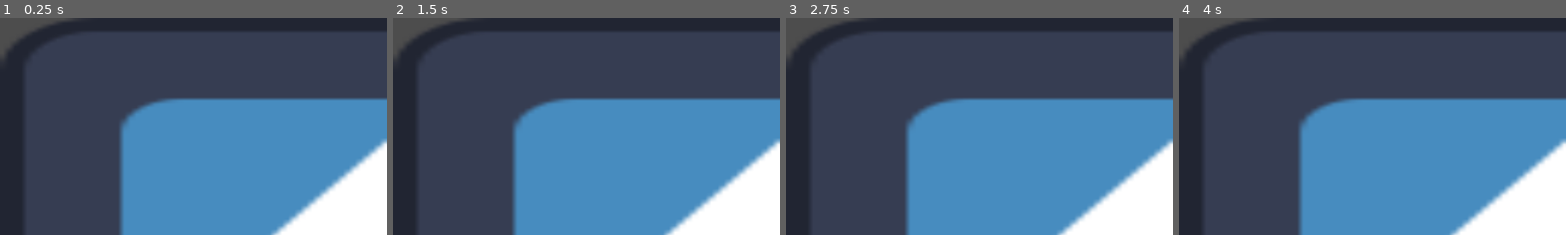
Above: before the commit, frames 1-4 (left to right).
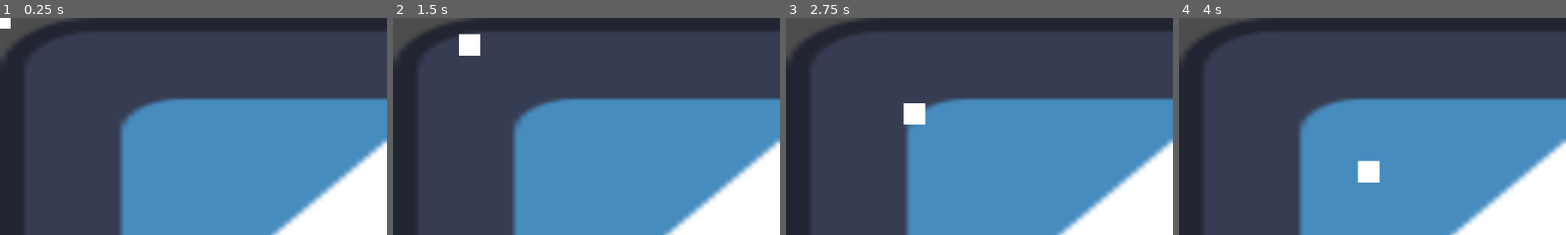
Above: after the commit, the same moments.

Repository: DiegoHommer/Day_In_The_Life_of_a_Slime
Game: Godot game, scene res://node_2d.tscn
Two runs of this game, one before a commit and one after it. Both use one fixed random seed, a clock stepped at 60 frames per second and the inputs below. Before the commit the project has no main scene; this scene is started directly in both runs. The engine's default icon, where the game draws it, is replaced by a stand-in: a white triangle on a blue panel in a dark square.
Inputs (mouse positions are % of the whole screen's width and height, from its top left):
- Up to frame 1 (0.25 s): no input
- Up to frame 2 (1.5 s): tap Enter (ui_accept) at 0.5, 0.6, 0.77, 1.07, 1.35 s; move the mouse to (72, 45) at 0.52 s; hold Right (ui_right) from 0.53 s (still down); move the mouse to (30, 55) at 1.27 s
- Up to frame 3 (2.75 s): tap Enter (ui_accept) at 1.52, 1.82, 2, 2.1 s; move the mouse to (60, 28) at 2.02 s; release Right (ui_right) at 2.03 s; hold Left (ui_left) from 2.03 s (still down)
- Up to frame 4 (4 s): move the mouse to (45, 70) at 2.77 s; release Left (ui_left) at 2.78 s; hold Right (ui_right) from 2.78 s (still down); tap Enter (ui_accept) at 2.85, 3.02, 3.32, 3.6, 3.77 s; move the mouse to (80, 65) at 3.52 s
The pictures show only the part of the screen within x 0-50%, y 0-50%; the shares and areas given below are measured in that part.

The runs differ from the first frame. In frame 1, 0.1% of the frame differs, in the area x 0-3%, y 0-5%; in frame 2, 0.6%; in frame 3, 0.6%; in frame 4, 0.6%, in the area x 46-52%, y 65-76%.

Commit message:
movimento
O que eu tinha feito do movimento. Criei um quadrado pra ser o player enquanto não tem um sprite.

Fiz uma cena main, mas não sei se precisa disso.

Diff:
--- /dev/null
+++ b/main.tscn
@@ -0,0 +1,7 @@
+[gd_scene load_steps=2 format=3 uid="uid://qavyqjmdvphh"]
+
+[ext_resource type="PackedScene" uid="uid://d3imt2s6ikkdj" path="res://pc.tscn" id="1_gekrl"]
+
+[node name="Node2D" type="Node2D"]
+
+[node name="CharacterBody2D" parent="." instance=ExtResource("1_gekrl")]
--- a/pc.gd
+++ b/pc.gd
@@ -1,28 +1,25 @@
 extends CharacterBody2D
 
 
-const SPEED = 300.0
-const JUMP_VELOCITY = -400.0
+@export var speed = 250.0
+var move = true
 
-# Get the gravity from the project settings to be synced with RigidBody nodes.
-var gravity = ProjectSettings.get_setting("physics/2d/default_gravity")
+var direction = Vector2(0,0)
+
+
 
 
 func _physics_process(delta):
-	#aaaaa
-	if not is_on_floor():
-		velocity.y += gravity * delta
+	if move:
+		move_and_slide()
 
-	# Handle jump.
-	if Input.is_action_just_pressed("ui_accept") and is_on_floor():
-		velocity.y = JUMP_VELOCITY
 
-	# Get the input direction and handle the movement/deceleration.
-	# As good practice, you should replace UI actions with custom gameplay actions.
-	var direction = Input.get_axis("ui_left", "ui_right")
-	if direction:
-		velocity.x = direction * SPEED
-	else:
-		velocity.x = move_toward(velocity.x, 0, SPEED)
 
-	move_and_slide()
+func _on_timer_timeout():
+	#a cada 0.5 segundo ele muda entre parado e se mexendo (move = false ou move = true), e decide na direção
+	move = not move
+	direction = get_global_mouse_position() - position
+
+	if direction.length() < 10: #se ele tiver muito perto do mouse ele fica parado
+		direction = Vector2(0,0)
+	velocity = speed * direction.normalized()
--- a/pc.tscn
+++ b/pc.tscn
@@ -10,3 +10,12 @@
 [node name="Collision" type="CollisionShape2D" parent="."]
 
 [node name="AnimatedSprite2D" type="AnimatedSprite2D" parent="."]
+
+[node name="Timer" type="Timer" parent="."]
+wait_time = 0.5
+autostart = true
+
+[node name="Polygon2D" type="Polygon2D" parent="."]
+polygon = PackedVector2Array(-16, -16, 16, -16, 16, 16, -16, 16)
+
+[connection signal="timeout" from="Timer" to="." method="_on_timer_timeout"]
--- a/project.godot
+++ b/project.godot
@@ -11,6 +11,7 @@
 [application]
 
 config/name="Day In The Life Of A Slime"
+run/main_scene="res://main.tscn"
 config/features=PackedStringArray("4.2", "Mobile")
 config/icon="res://icon.svg"
 
